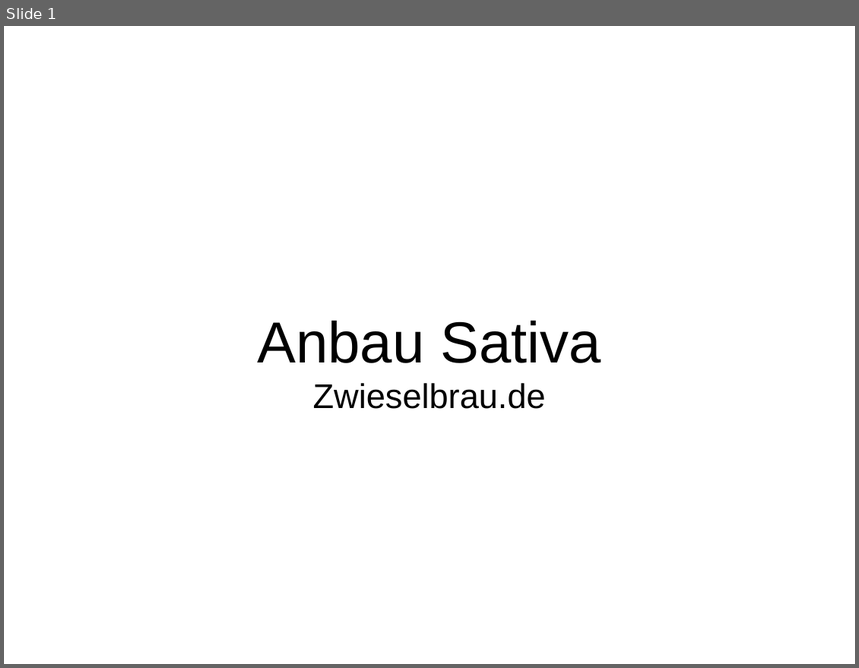
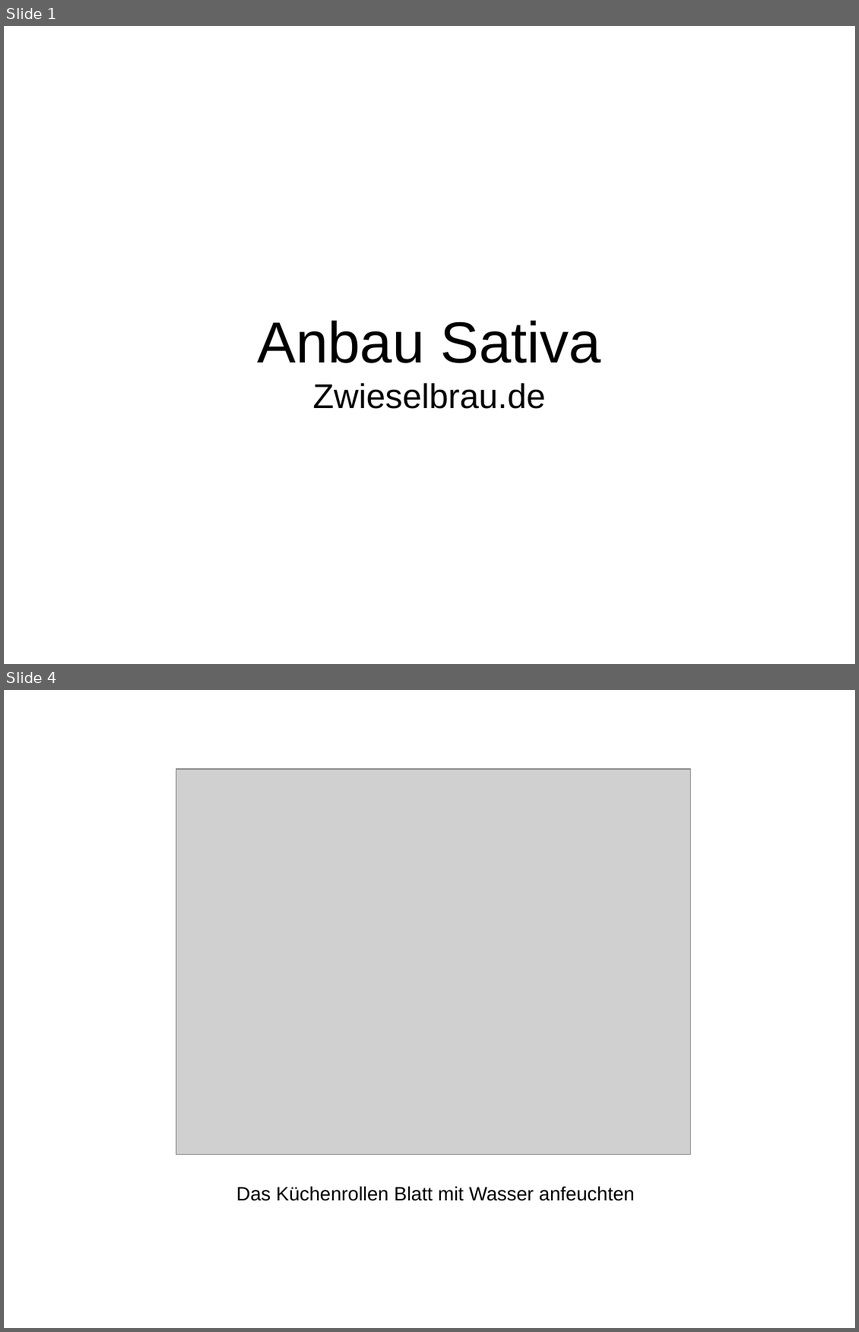
Before and after one commit to sky4walk/documents, a slide deck: Zwieselbrau-AnbauSativa.odp. Shown one above the other, each under a label of ours: slide 1 before the commit, slides 1 and 4 after it; the slides between them are not shown. The pictures are 859x668 and 859x1332 pixels, drawn with LibreOffice and Linux fonts; fonts in the diff are those of the drawing; grey boxes stand for pictures. Boxes give left, top, right and bottom in pixels: in the first picture for what was removed or moved away, otherwise in the second. Text is boxed around its words. In the diff, an @@ line names an element or a change of style, - is before the commit and + after.

```diff
--- a/Zwieselbrau-AnbauSativa.odp
+++ b/Zwieselbrau-AnbauSativa.odp
@@ slide 4 added at (x1=4, y1=690, x2=855, y2=1328), background #FFFFFF @@
@@ picture added at (x1=177, y1=769, x2=692, y2=1155) @@
@@ text added at (x1=237, y1=1186, x2=635, y2=1201), 18 pt, text #000000 @@
+Das Küchenrollen Blatt mit Wasser anfeuchten
```
Also in this commit, not shown: 4 other slides added.
